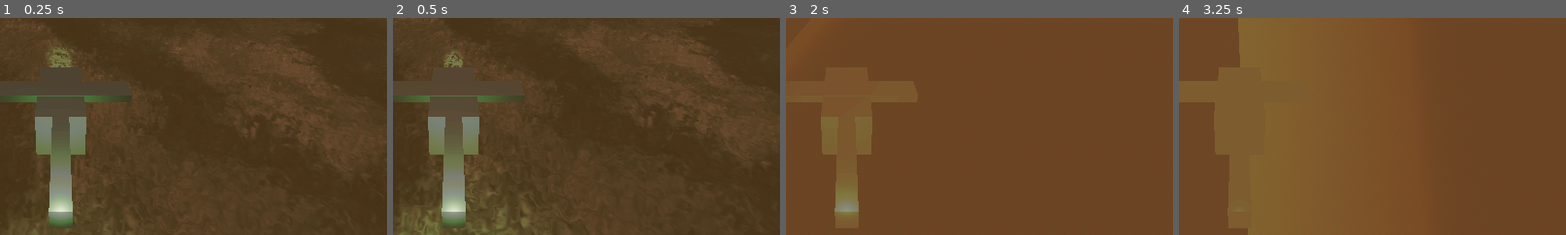
Above: before the commit, frames 1-4 (left to right).
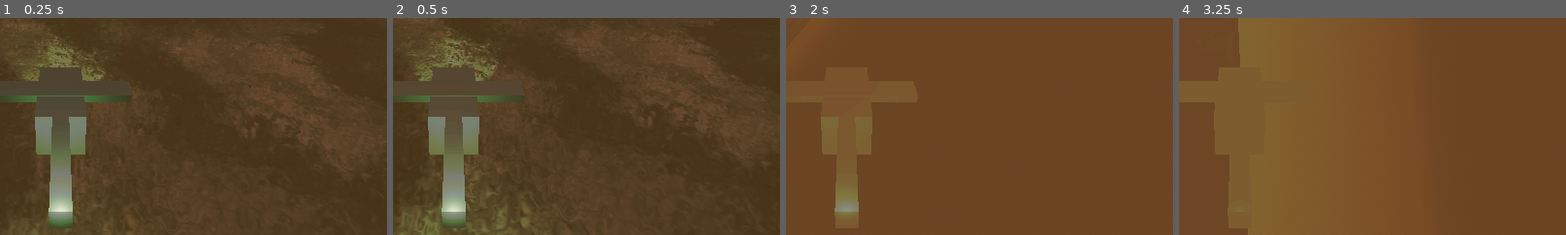
Above: after the commit, the same moments.

Repository: fracter2/here-be-le-dragon
Game: Godot game, scene res://Content/World.tscn
Same seed, same stepped clock (60 frames per second), same inputs: the game is played once before the commit and once after it.
Inputs:
- Up to frame 1 (0.25 s): no input
- Up to frame 2 (0.5 s): no input
- Up to frame 3 (2 s): hold D (barrel_right) 0.53-1.28 s; tap P (flip_pitch) at 0.6, 1.35 s; hold Down (pitch_down) from 1.28 s (still down)
- Up to frame 4 (3.25 s): release Down (pitch_down) at 2.03 s; hold D (barrel_right) 2.03-2.78 s; tap P (flip_pitch) at 2.1, 2.85 s; hold Up (pitch_up) from 2.78 s (still down)
The pictures show only the part of the screen within x 42-92%, y 50-100%; the shares and areas given below are measured in that part.

The runs differ from the first frame. In frame 1, 0.7% of the frame differs, in the area x 2-28%, y 3-30%; in frame 2, 1.1%, in the area x 4-28%, y 4-30%; in frame 3, less than 0.1%; in frame 4, less than 0.1%.

Commit message:
MADE SPOTLIGHTS ON HELI BIGGER ops caps

Diff:
--- a/Content/Helicopter.tscn
+++ b/Content/Helicopter.tscn
@@ -47,19 +47,21 @@
 size = Vector3(2, 2, 3.5)
 
 [node name="SpotLight3D" type="SpotLight3D" parent="CollisionShape3D/Body"]
-transform = Transform3D(0.995396, 0.0324666, -0.0901794, 0, 0.940881, 0.338738, 0.0958458, -0.337178, 0.936549, -0.5, -0.61, -1.866)
+transform = Transform3D(0.990268, -0.0471432, 0.130945, 0, 0.940881, 0.338738, -0.139173, -0.335441, 0.931724, -0.5, -0.61, -1.866)
 light_color = Color(0.490196, 0.784314, 0.6, 1)
-light_energy = 9.343
+light_energy = 11.736
+light_size = 0.159
 spot_range = 200.0
-spot_angle = 7.30726
+spot_angle = 18.26
 spot_angle_attenuation = 0.210224
 
 [node name="SpotLight3D2" type="SpotLight3D" parent="CollisionShape3D/Body"]
-transform = Transform3D(0.995396, -0.0324666, 0.0901794, 0, 0.940881, 0.338738, -0.0958458, -0.337178, 0.936549, 0.5, -0.61, -1.866)
+transform = Transform3D(0.990268, 0.0471432, -0.130945, 0, 0.940881, 0.338738, 0.139173, -0.335441, 0.931724, 0.5, -0.61, -1.866)
 light_color = Color(0.490196, 0.784314, 0.6, 1)
-light_energy = 9.343
+light_energy = 11.736
+light_size = 0.159
 spot_range = 200.0
-spot_angle = 7.30726
+spot_angle = 18.26
 spot_angle_attenuation = 0.210224
 
 [node name="Tail" type="CSGBox3D" parent="CollisionShape3D"]
